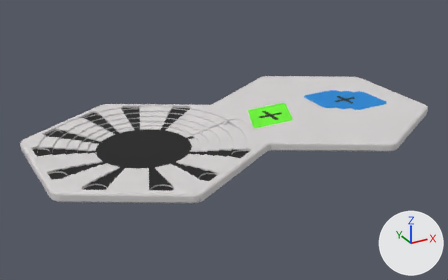
What one commit did to the glTF model public/models/mine-2.glb.
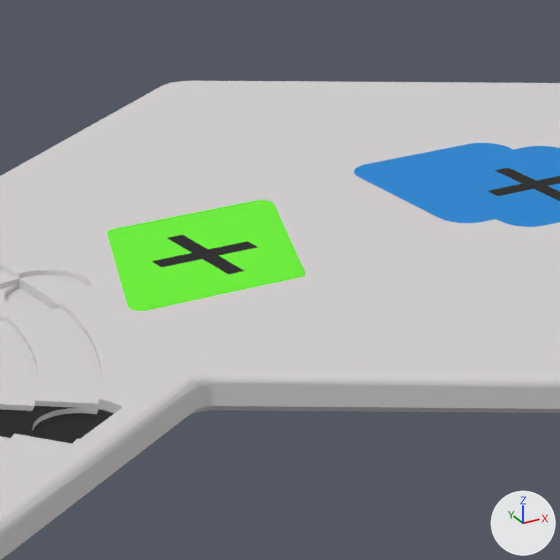
There are two pictures of each version: one whole from a camera (50 mm lens) standing at (-98.9, -169.8, 82.3) and looking at (-5.1, 0.6, -2.9), one close up on the part from 50% to 78% of the width and 21% to 66% of the height. Every picture has the same lights, and +X, +Y and +Z are marked at lower right. The first two pictures are the older version. Vertices at exactly the same position are counted once.

Objects in the first close-up: 'mine-2'.
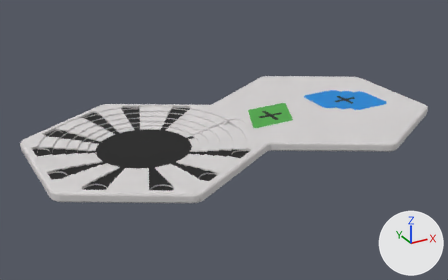
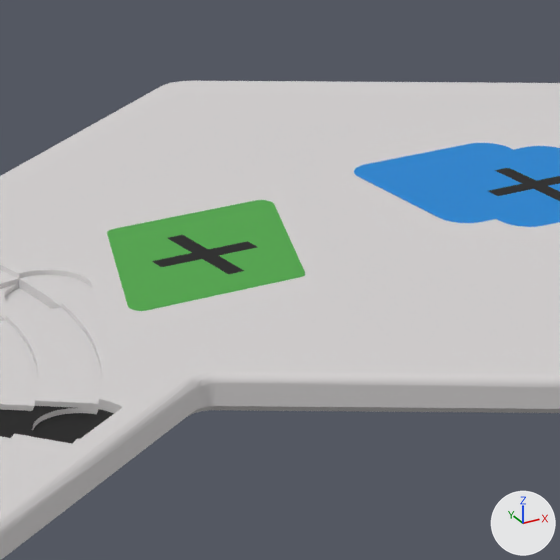
Boxes (x1, y1, x2, y2) around the edits, measured in the close-ups (560 x 560 px):
part 1 of me_mine_2, recoloured
    both: (107, 200, 305, 311)

The change in detail:
Material 'plate' (mat_plate) is new.
Its base color is (0.0723, 0.397, 0.0595) (green #4ca945).
Its roughness is 0.55.
me_mine_2 has 2990 vertices, 6000 faces and spans x -68.8..68.8, y -39.1..39.1, z 0.0..3.0.
me_mine_2 is used by ob_mine_2; location (0.0, 0.0, 0.0).
me_mine_2 part 1: all 134 faces that had it switch from mat_icon_green (green #6bfa27) to mat_plate (green #4ca945).
